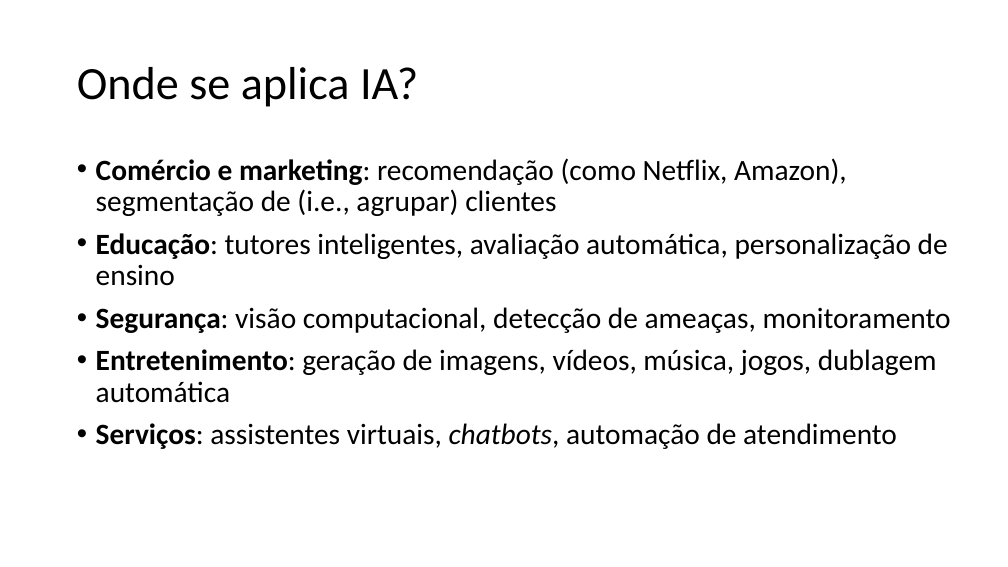
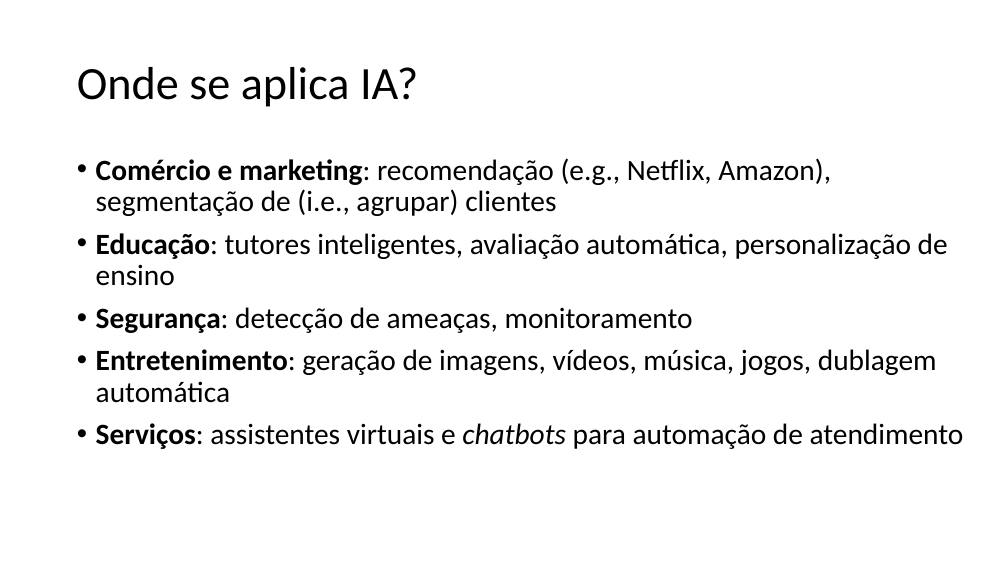
Before and after one commit to zz4fap/c24_inteligencia_artificial, a slide deck: slide 32 of slides/C24_Introdução.pptx (slide 31 before the commit). Drawn at 1008x567 pixels with LibreOffice and Linux fonts; fonts in the diff are those of the drawing. Boxes give left, top, right and bottom in pixels: in the first picture for what was removed or moved away, otherwise in the second. Text is boxed around its words. In the diff, an @@ line names an element or a change of style, - is before the commit and + after.

```diff
--- a/slides/C24_Introdução.pptx
+++ b/slides/C24_Introdução.pptx
@@ text at (x1=96, y1=158, x2=831, y2=216): text changed @@
-• Comércio e marketing: recomendação (como Netflix, Amazon), segmentação de (i.e., agrupar) clientes
+• Comércio e marketing: recomendação (e.g., Netflix, Amazon), segmentação de (i.e., agrupar) clientes
@@ text at (x1=96, y1=307, x2=693, y2=333): text changed @@
-• Segurança: visão computacional, detecção de ameaças, monitoramento
+• Segurança: detecção de ameaças, monitoramento
@@ text at (x1=96, y1=423, x2=964, y2=449): text changed @@
-• Serviços: assistentes virtuais, chatbots, automação de atendimento
+• Serviços: assistentes virtuais e chatbots para automação de atendimento
```
Also in this commit, not shown: 33 other slides changed, 3 slides added, 1 other file.
